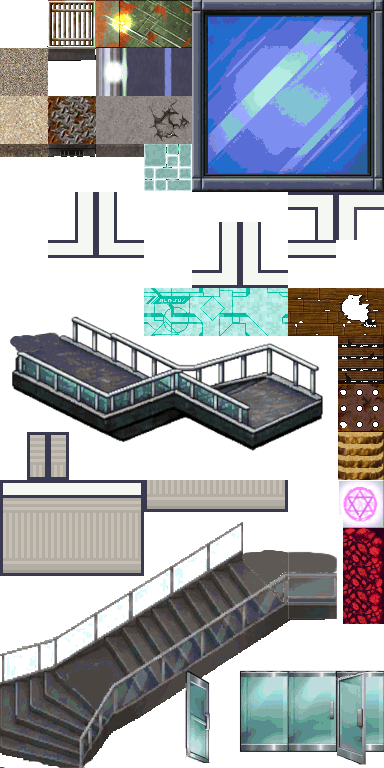
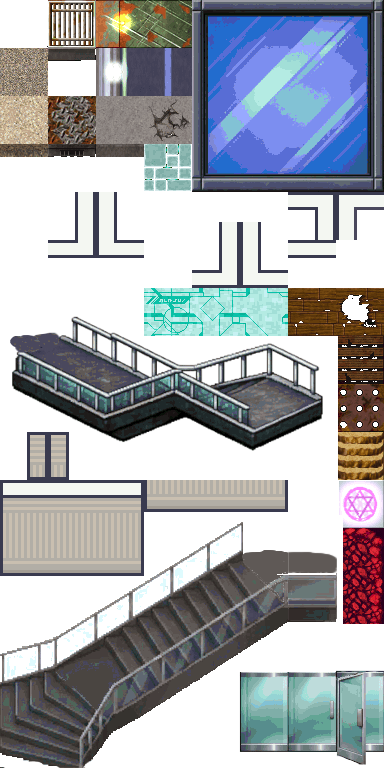
Layers edited between the first and the second 384px x 768px image:
painted on "ChatGPT Image Mar 11, 2026, 09_21_34 AM.png copy" over [239, 670, 288, 672]
painted on "Transformation copy #1" over [185, 671, 211, 763]
painted on "ChatGPT Image Mar 11, 2026, 08_56_12 AM.png copy" over [287, 670, 337, 672]
added layer "Floated Layer" above "SF_Outside_A5.png" over [288, 575, 336, 622]
painted on "SF_Outside_A5.png" over [277, 573, 336, 620]
